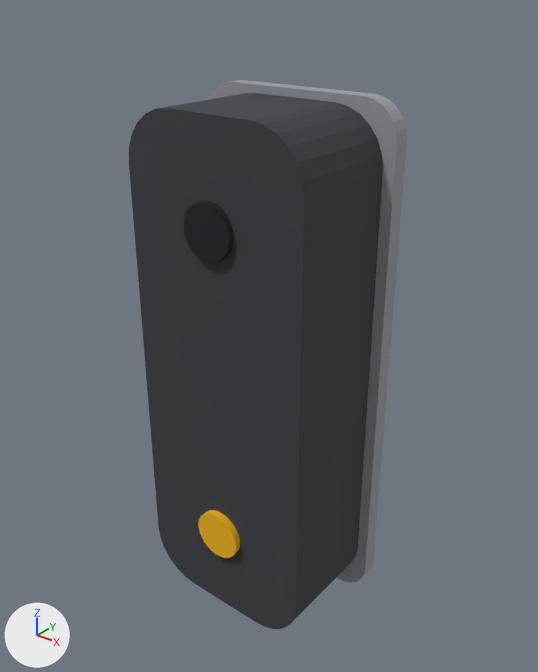
Before and after pictures for a commit that changed the glTF model canary-local/models/device.canary-vision-doorbell.glb.
Before and after are seen from a camera (50 mm lens) standing at (0.0964, -0.1173, 0.1438) and looking at (0.0009, 0.0021, 0.0698). The axes (+X, +Y, +Z) are drawn at lower left. The lights are the same throughout. The picture after the commit comes second. Vertices at exactly the same position are counted once.
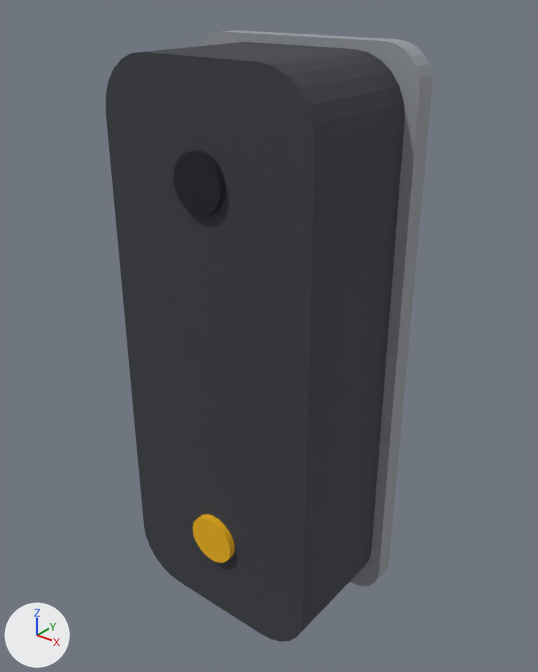
The change, as a diff of the scene's bpy script:
```diff
--- a/canary-local/models/device.canary-vision-doorbell.glb.py
+++ b/canary-local/models/device.canary-vision-doorbell.glb.py
@@ me_mesh_0 @@
 # used by ob_mesh_0; location = (0.0, 0.0, 0.0)
-me_mesh_0.from_pydata(...)  # 56 vertices, 108 faces; spans x -0.0249..0.0249, y 0.0111..0.0151, z 0.0..0.1227
+me_mesh_0.from_pydata(...)  # 56 vertices, 108 faces; spans x -0.0283..0.0283, y 0.0121..0.0171, z 0.0..0.1327
+# me_mesh_0 part 1: 56 of 56 vertices moved; they spanned x -0.0249..0.0249, y 0.0111..0.0151, z 0.0..0.1227 and now span x -0.0283..0.0283, y 0.0121..0.0171, z 0.0..0.1327; mean shift (0.0, 0.0015, 0.005)
 me_mesh_0.materials.append(mat_secondary_printed_part)
@@ me_mesh_1 @@
 # used by ob_mesh_1; location = (0.0, 0.0, 0.0)
-me_mesh_1.from_pydata(...)  # 56 vertices, 108 faces; spans x -0.0224..0.0224, y -0.0151..0.0111, z 0.0018..0.1209
+me_mesh_1.from_pydata(...)  # 56 vertices, 108 faces; spans x -0.0258..0.0258, y -0.0171..0.0121, z 0.0018..0.131
+# me_mesh_1 part 2: 56 of 56 vertices moved; they spanned x -0.0224..0.0224, y -0.0151..0.0111, z 0.0018..0.1209 and now span x -0.0258..0.0258, y -0.0171..0.0121, z 0.0018..0.131; mean shift (0.0, -0.0005, 0.005)
 me_mesh_1.materials.append(mat_dark_printed_part)
@@ me_mesh_2 @@
 # used by ob_mesh_2; location = (0.0, 0.0, 0.0)
-me_mesh_2.from_pydata(...)  # 64 vertices, 124 faces; spans x -0.006..0.006, y -0.01645..-0.01505, z 0.0927..0.1047
+me_mesh_2.from_pydata(...)  # 64 vertices, 124 faces; spans x -0.006..0.006, y -0.01845..-0.01705, z 0.1027..0.1147
+# me_mesh_2 part 3: the whole mesh is moved by (0.0, -0.002, 0.01)
 me_mesh_2.materials.append(mat_camera_lens)
@@ me_mesh_3 @@
 # used by ob_mesh_3; location = (0.0, 0.0, 0.0)
-me_mesh_3.from_pydata(...)  # 64 vertices, 124 faces; spans x -0.006..0.006, y -0.01665..-0.01505, z 0.018..0.03
+me_mesh_3.from_pydata(...)  # 64 vertices, 124 faces; spans x -0.006..0.006, y -0.01865..-0.01705, z 0.018..0.03
+# me_mesh_3 part 4: the whole mesh is moved by (0.0, -0.002, 0.0)
 me_mesh_3.materials.append(mat_canary_accent)
```

Boxes (x1, y1, x2, y2) around the edits, measured in the pictures (538 x 672 px):
'Mesh_1', reshaped (18% wider, 12% taller): before (129, 93, 383, 629); after (106, 42, 405, 642)
'Mesh_0', reshaped (16% wider, 11% taller): before (208, 80, 407, 582); after (201, 30, 432, 586)
'Mesh_2', moved: before (184, 201, 234, 263); after (174, 150, 225, 216)
'Mesh_3', moved: before (198, 510, 240, 558); after (193, 514, 235, 563)
